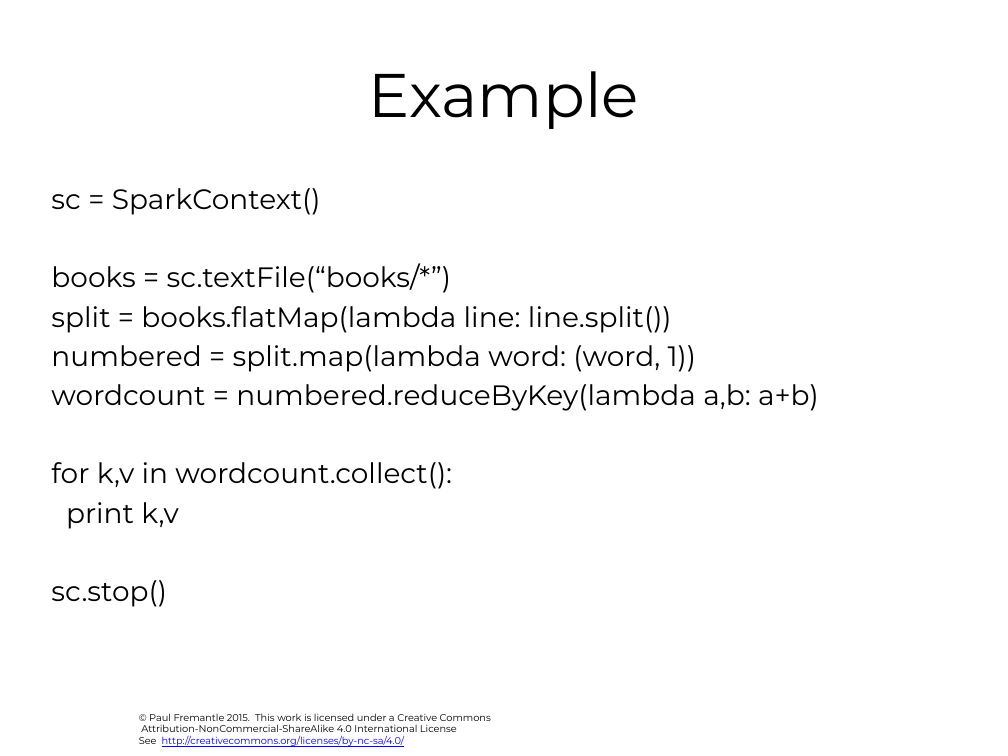
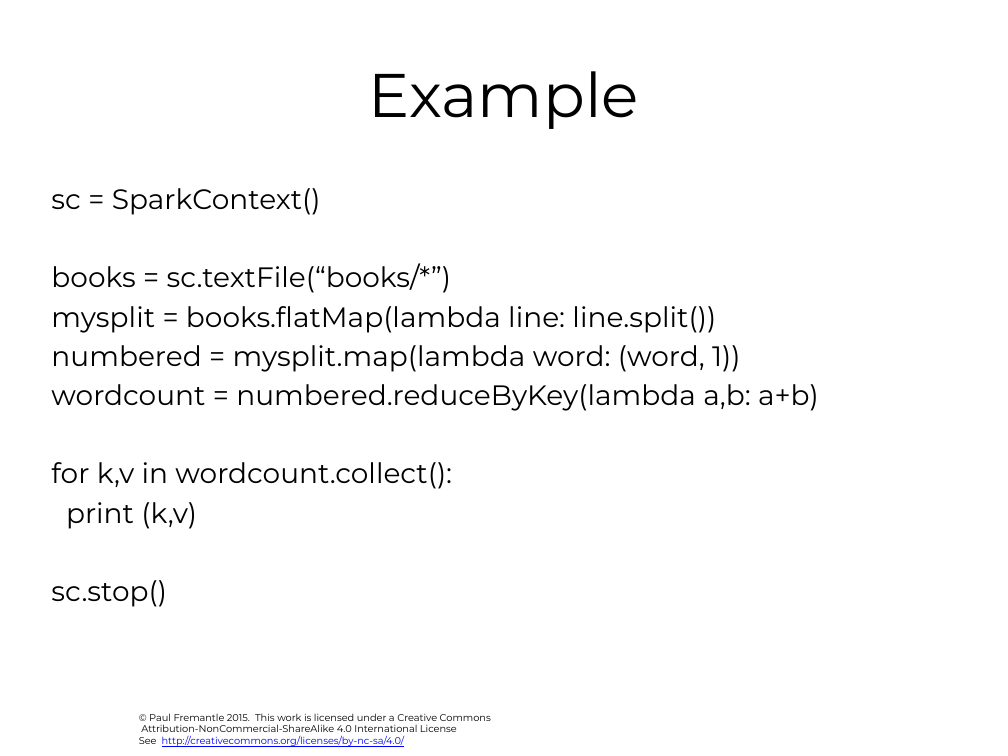
Before and after one commit to julieweeds/BigData, a slide deck: slide 30 of pres-source/03-spark.pptx. Drawn at 1008x756 pixels with LibreOffice and Linux fonts; fonts in the diff are those of the drawing; background and template pictures are left out. Boxes give left, top, right and bottom in pixels: in the first picture for what was removed or moved away, otherwise in the second. Text is boxed around its words. In the diff, an @@ line names an element or a change of style, - is before the commit and + after.

```diff
--- a/pres-source/03-spark.pptx
+++ b/pres-source/03-spark.pptx
@@ text at [51,306,741,372]: text changed @@
-split = books.flatMap(lambda line: line.split())
-numbered = split.map(lambda word: (word, 1))
+mysplit = books.flatMap(lambda line: line.split())
+numbered = mysplit.map(lambda word: (word, 1))
@@ text at [66,502,197,529]: text changed @@
-print k,v
+print (k,v)
```
Also in this commit, not shown: 1 other slide changed, 10 other files.
